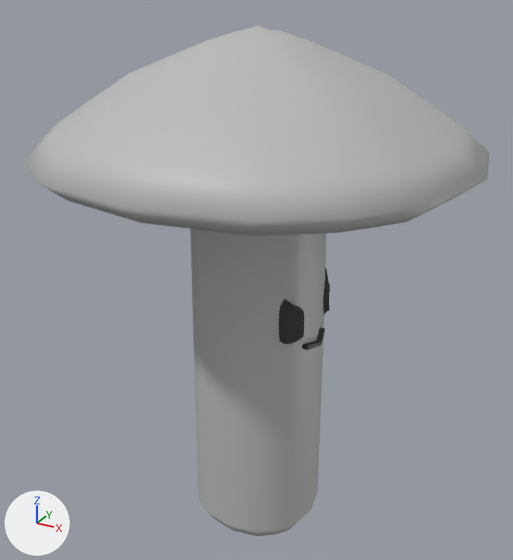
Before and after pictures for a commit that changed the FBX model Assets/mayaAssets/mushroomMonsters/mushroomBoi_01.fbx.
The view is the same before and after, from a 50 mm lens placed at (0.606, -2.099, -0.627), pointed at (-0.01, -0.979, -1.186). The axes (+X, +Y, +Z) are drawn at lower left. The lights are the same throughout. Where no turn or scale is listed for an object, it has been applied to the vertices.

Script lines for the objects in view, before the commit:
```python
me_mesh = bpy.data.meshes.new('Mesh')
me_mesh.from_pydata(...)  # 488 vertices, 486 faces; spans x -0.403..0.403, y -0.385..0.385, z 0.0..1.017
# faces by material slot: [414, 72]
me_mesh.materials.append(mat_lambert1)  # grey #bcbcbc
me_mesh.materials.append(mat_proxyaxorr_fivefootsix_proxyaxorr_greydark)  # black #383838
ob_mushroomboi_01 = bpy.data.objects.new('mushroomBoi_01', me_mesh)
ob_mushroomboi_01.location = (0.0, -0.992, -1.732)
```
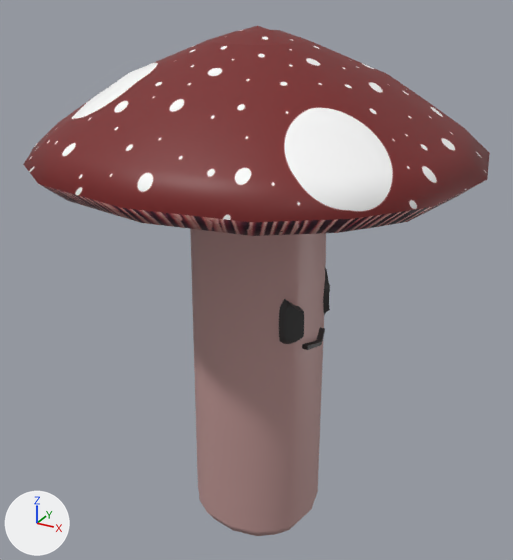
The change, as a diff of the scene's bpy script:
```diff
--- a/Assets/mayaAssets/mushroomMonsters/mushroomBoi_01.fbx.py
+++ b/Assets/mayaAssets/mushroomMonsters/mushroomBoi_01.fbx.py
@@ img_untitled_2_png @@
+img_untitled_2_png = load_image('Untitled-2.png', '_unpacked/Untitled-2.png', 1080, 1080, 'sRGB')
@@ img_mushroombottom_red_png @@
+img_mushroombottom_red_png = load_image('mushroomBottom_red.png', '_unpacked/mushroomBottom_red.png', 447, 432, 'sRGB')
@@ mat_mushroomtop01 @@
+mat_mushroomtop01 = principled_material('mushroomTop01')
+mat_mushroomtop01.texture = img_untitled_2_png
@@ mat_mushroombase01 @@
+mat_mushroombase01 = principled_material('mushroomBase01')
+mat_mushroombase01.base_color = (0.515, 0.306, 0.294)  # pink #be9694
@@ mat_mushroombottom01 @@
+mat_mushroombottom01 = principled_material('mushroomBottom01')
+mat_mushroombottom01.texture = img_mushroombottom_red_png
@@ me_mesh @@
 me_mesh.from_pydata(...)  # 488 vertices, 486 faces; spans x -0.403..0.403, y -0.385..0.385, z 0.0..1.017
 # used by ob_mushroomboi_01; location = (0.0, -0.992, -1.732)
+# me_mesh part 1: 248 of the faces centred in x -0.124..0.124, y -0.118..0.118, z 0.0..0.648 switch from mat_lambert1 (grey #bcbcbc) to mat_mushroombase01 (pink #be9694)
+# me_mesh part 2: texture (UV) coordinates of 164 of 486 faces, centred in x -0.365..0.365, y -0.349..0.349, z 0.721..1.011, changed; they spanned u 0.03..1.19, v 0.5..1.19 and now span u 0.0..0.95, v 0.0..1.0
 me_mesh.materials.append(mat_proxyaxorr_fivefootsix_proxyaxorr_greydark)
+me_mesh.materials.append(mat_mushroomtop01)  # picture img_untitled_2_png
+me_mesh.materials.append(mat_mushroombottom01)  # picture img_mushroombottom_red_png
```

Where the change shows, as pixel boxes [x1, y1, x2, y2] in the pictures (513 x 560 px):
'mushroomBoi_01', recoloured, surface changed (grey to brown): [23, 26, 490, 536] in both
part 1 of me_mesh, recoloured (grey to brown): [190, 229, 326, 536] in both
part 2 of me_mesh, surface changed (grey to brown): [23, 26, 490, 236] in both
